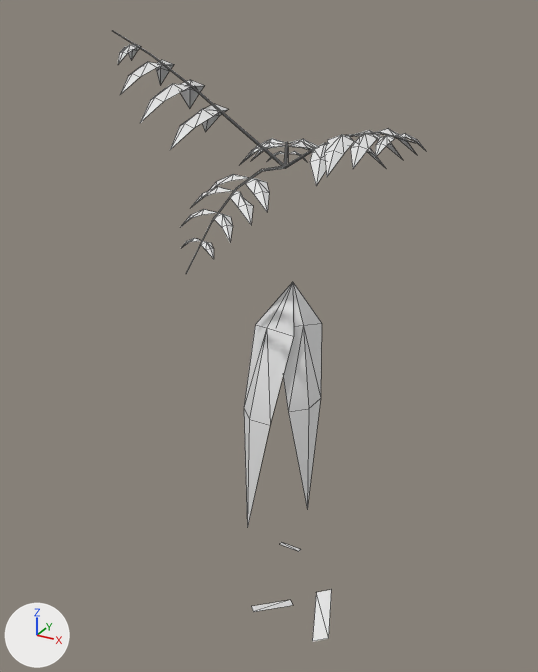
What one commit did to the OBJ model game/assets/models/plants/SM_Plant_PacayaPalmPair_Leaf_LOD1.obj.
The view is the same before and after, from a camera (50 mm lens) standing at (2.23, -4.41, 4.23) and looking at (-0.17, -0.04, 2.04). Every picture has the same lights, and +X, +Y and +Z are marked at lower left. The older version comes first. Mesh edges are drawn as thin lines. Where no turn or scale is listed for an object, it has been applied to the vertices. Vertices at exactly the same position are counted once.

The scene before the commit, as lines of its bpy script (objects in view):
```python
me_sm_plant_pacayapalmpair_leaf_lod1 = bpy.data.meshes.new('SM_Plant_PacayaPalmPair_Leaf_LOD1')
me_sm_plant_pacayapalmpair_leaf_lod1.from_pydata(...)  # 347 vertices, 422 faces; spans x -1.11..0.95, y -0.86..0.88, z -0.01..4.1
# before: 332 (0.0, 0.0, 2.48) at pixel (292, 281), 333 (-0.21, -0.17, 2.17) at pixel (255, 324), 334 (-0.04, -0.3, 2.23) at pixel (266, 327), 335 (0.15, -0.27, 2.2) at pixel (293, 336), 336 (-0.21, -0.34, 1.59) at pixel (243, 407)
# before: 337 (-0.07, -0.5, 1.61) at pixel (249, 419), 338 (0.09, -0.5, 1.61) at pixel (270, 425), 339 (-0.08, -0.54, 0.7) at pixel (247, 527), 340 (0.01, -0.27, 2.23), 341 (0.17, -0.17, 2.25) at pixel (303, 325)
# before: 342 (0.21, 0.05, 2.19) at pixel (321, 323), 343 (0.17, -0.38, 1.68) at pixel (288, 411), 344 (0.28, -0.28, 1.68) at pixel (308, 408), 345 (0.27, -0.06, 1.65) at pixel (320, 398), 346 (0.3, -0.29, 0.84) at pixel (307, 509)
ob_sm_plant_pacayapalmpair_leaf_lod1 = bpy.data.objects.new('SM_Plant_PacayaPalmPair_Leaf_LOD1', me_sm_plant_pacayapalmpair_leaf_lod1)
ob_sm_plant_pacayapalmpair_leaf_lod1.location = (0.0, 0.0, 0.0)
```
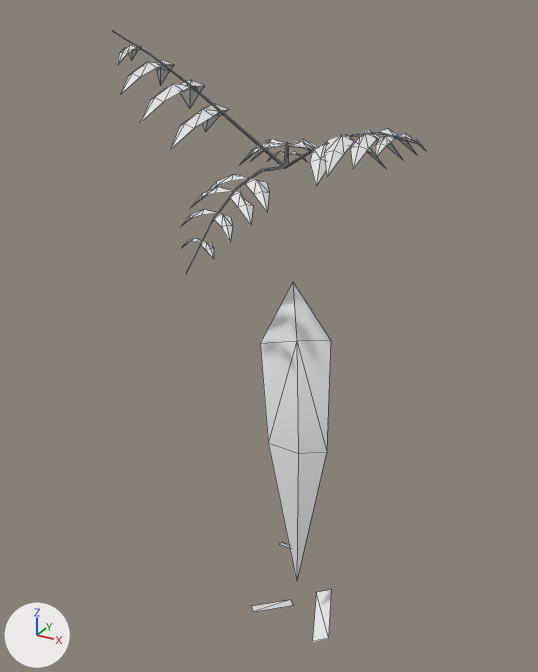
Boxes [x1, y1, x2, y2] around the edits, measured in the pictures (538 x 672 px):
part 1 of me_sm_plant_pacayapalmpair_leaf_lod1, reshaped
    before: [244, 282, 322, 528]
    after: [260, 282, 331, 581]

The edits, one by one:
me_sm_plant_pacayapalmpair_leaf_lod1 is used by ob_sm_plant_pacayapalmpair_leaf_lod1; location (0.0, 0.0, 0.0).
Verts and faces of me_sm_plant_pacayapalmpair_leaf_lod1; kept vertices keep their numbers, new ones are numbered from 347.
me_sm_plant_pacayapalmpair_leaf_lod1 had 347 vertices, 422 faces and spanned x -1.11..0.95, y -0.86..0.88, z -0.01..4.1.
me_sm_plant_pacayapalmpair_leaf_lod1 now has 340 vertices, 414 faces and spans x -1.11..0.95, y -0.86..0.88, z -0.01..4.1.
Part 1, on me_sm_plant_pacayapalmpair_leaf_lod1:
Vertices deleted: 340 to 346 (with the faces that use them).
Vertex 333 moves to (-0.1, -0.29, 2.1), pixel (260, 343).
Vertex 334 moves to (0.19, -0.3, 2.19), pixel (296, 340).
Vertex 335 moves to (0.36, -0.12, 2.16), pixel (330, 340).
Vertex 336 moves to (0.04, -0.43, 1.41), pixel (268, 442).
Vertex 337 moves to (0.31, -0.5, 1.45), pixel (298, 453).
Vertex 338 moves to (0.47, -0.38, 1.44), pixel (326, 451).
Vertex 339 moves to (0.33, -0.53, 0.36), pixel (296, 581).
